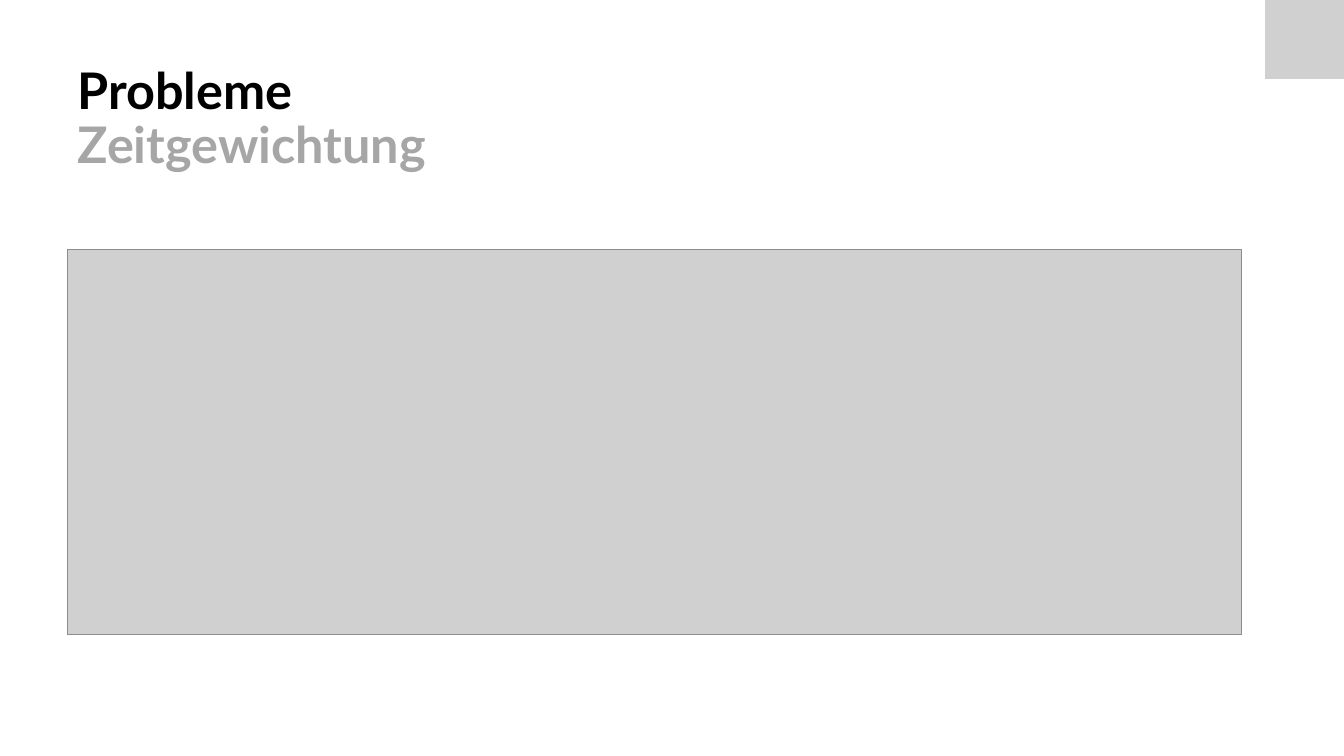
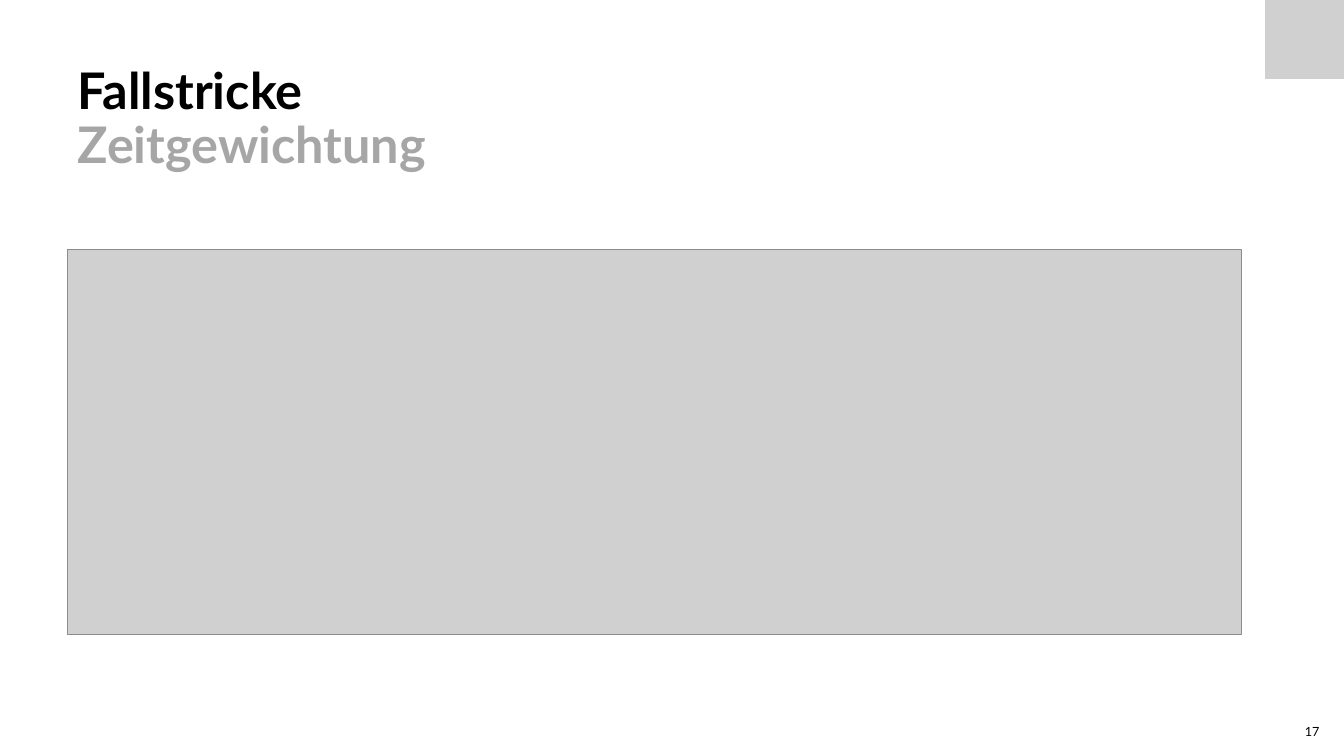
Before and after one commit to Froster2406/BAT2024, a slide deck: slide 17 of Dokumentation/presentation/BAT-EIT-FS24-Präs-Nicora-1507146.pptx (slide 14 before the commit). Drawn at 1344x756 pixels with LibreOffice and Linux fonts; fonts in the diff are those of the drawing; grey boxes stand for pictures. Boxes give left, top, right and bottom in pixels: in the first picture for what was removed or moved away, otherwise in the second. Text is boxed around its words. In the diff, an @@ line names an element or a change of style, - is before the commit and + after.

```diff
--- a/Dokumentation/presentation/BAT-EIT-FS24-Präs-Nicora-1507146.pptx
+++ b/Dokumentation/presentation/BAT-EIT-FS24-Präs-Nicora-1507146.pptx
@@ title at bbox=[78, 71, 426, 172]: text changed @@
-Probleme
-Zeitgewichtung
+Fallstricke
+Zeitgewichtung
@@ page number added at bbox=[1305, 727, 1320, 736], 9 pt, text #000000 @@
+17
```
Also in this commit, not shown: 16 other slides changed, 3 slides added, 2 other files.
